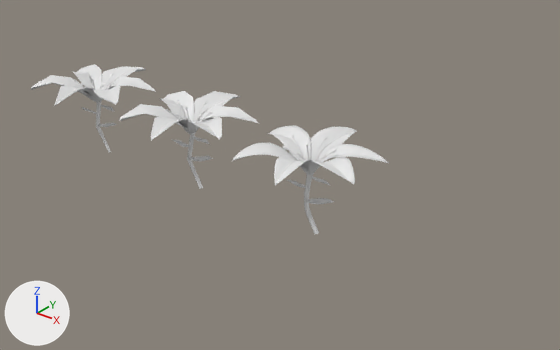
Two versions of the Blender file Plants/Lillie.blend, one commit apart.
Rendered twice from a 50 mm lens placed at (-10.564, -2.429, -1.051), pointed at (-10.952, -1.944, -1.352). Arrows for +X, +Y and +Z are at lower left; the lights stay in place.

Names of what the first picture shows: 'Lillie_LOD 1', 'Petals Bottom.002', 'Petals Bottom.003', 'Petals Top.002', 'Petals Top.003'.
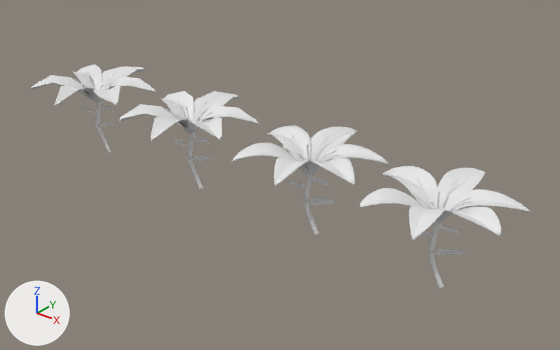
Where the newer file only moved an object's origin or applied its transform, the numbers keep the older frame.

Location of each change, (x1, y1, x2, y2) in pixels of the pictures (560 x 350 px):
'Petals Top.005', added
    after: (360, 166, 530, 288)
'Lillie_LOD 1', modifiers changed, turned, rescaled
    before: (232, 126, 388, 234)
    after: (232, 126, 389, 234)

The change, as a list of edits to the scene's bpy script:
```text
Change me_petals_bottom:
    where me_petals_bottom.from_pydata(...)  # 634 vertices, 543 faces; spans x -3.25..3.36, y -2.8..3.16, z -2.75..1.54
    used by ob_lillie_lod_1; location = (-10.9339, -1.9232, -1.3525); rotation_euler = (0.0, 0.0, -3.639), in degrees (0, 0, -208); scale = (0.0218, 0.0218, 0.0218)
    me_petals_bottom part 1: the whole mesh is turned 151.5 degrees about the z axis through the mesh origin and scaled by 0.0218
Add me_petals_top_001:
    me_petals_top_001.from_pydata(...)  # 3658 vertices, 3610 faces; spans x -0.0637..0.0681, y -0.0727..0.0587, z -0.0887..0.0047
    me_petals_top_001.polygons.foreach_set('use_smooth', [True] * 3610)
Change ob_lillie_lod_1:
    ob_lillie_lod_1.rotation_euler: (0.0, 0.0, -3.639) -> (0.0, 0.0, 0.0)  # degrees (0, 0, -208) -> degrees (0, 0, 0)
    ob_lillie_lod_1.scale: (0.0218, 0.0218, 0.0218) -> (1.0, 1.0, 1.0)
    where _m = ob_lillie_lod_1.modifiers.new('Solidify', 'SOLIDIFY')
    add _m.thickness = 0.001
Add ob_petals_top_005:
    ob_petals_top_005 = bpy.data.objects.new('Petals Top.005', me_petals_top_001)
    ob_petals_top_005.location = (-10.81, -1.9191, -1.3276)
```
